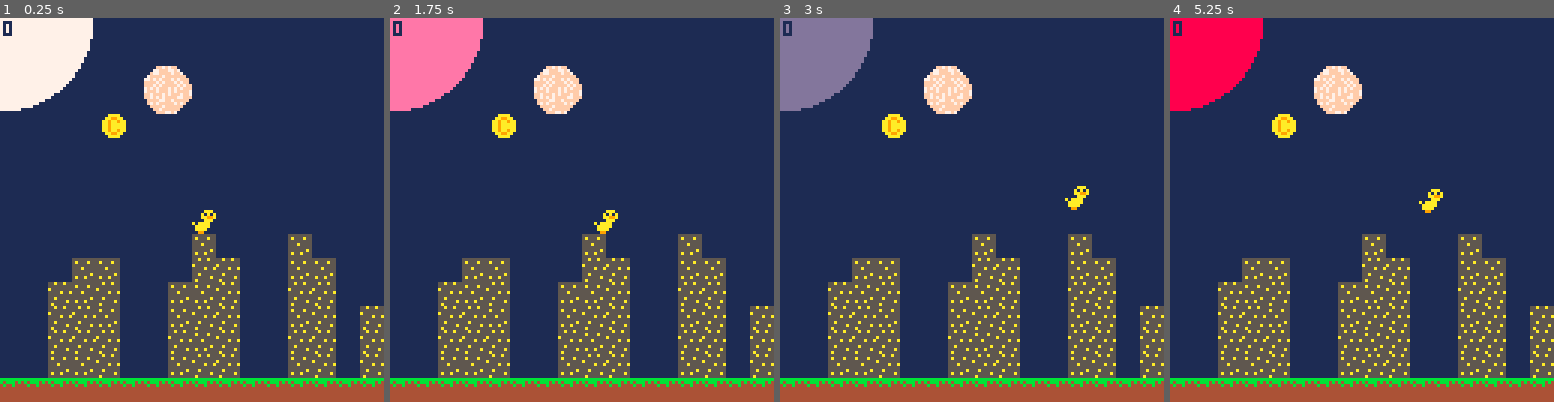
Above: before the commit, frames 1-4 (left to right).
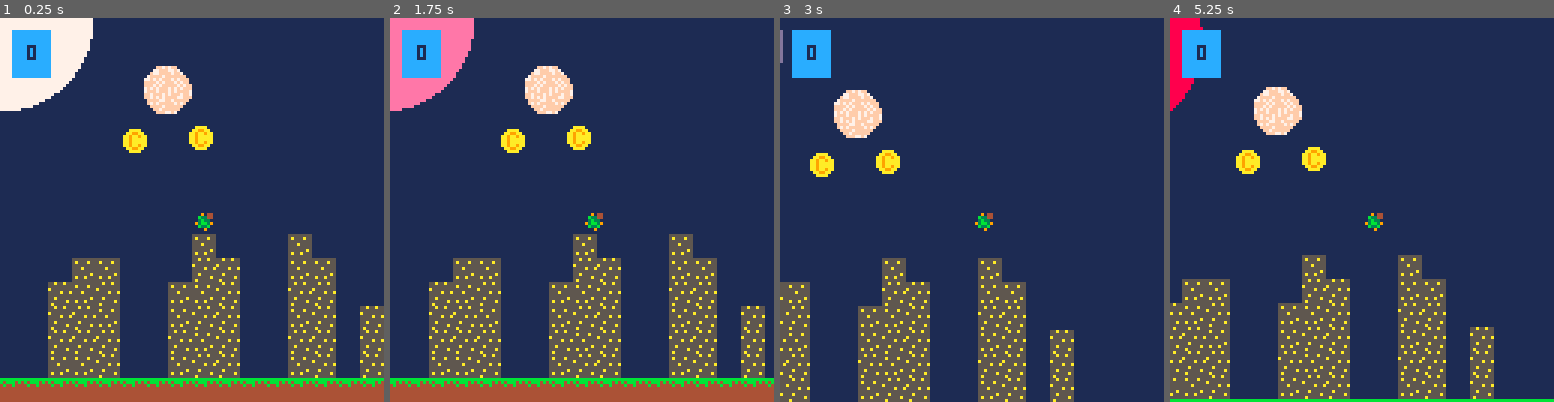
Above: after the commit, the same moments.

Repository: thieu-strongpaw/carts
Game: PICO-8 cartridge duck_coin.p8
Two runs of this game, one before a commit and one after it. Both use one fixed random seed, a clock stepped at 60 frames per second and the inputs below.
Inputs:
- Up to frame 1 (0.25 s): no input
- Up to frame 2 (1.75 s): tap X (X key) at 0.33, 1.07 s; hold Right from 1.6 s (still down)
- Up to frame 3 (3 s): tap X (X key) at 1.85, 2.97 s; release Right at 2.1 s; hold Up 2.15-2.42 s; hold Right from 2.47 s (still down)
- Up to frame 4 (5.25 s): release Right at 3.03 s; hold Left 3.08-3.58 s; hold Down 3.63-3.97 s; hold Right 4.02-4.68 s; tap X (X key) at 4.08, 5.2 s; hold Up 4.73-5.03 s; hold Left from 5.08 s (still down)

The runs differ from the first frame. In frame 1, 2.5% of the frame differs, in the area x 0-57%, y 0-57%; in frame 2, 13%; in frame 3, 32%; in frame 4, 36%, in the area x 0-100%, y 0-100%.

Commit message:
added hud

Diff:
--- a/duck_coin.p8
+++ b/duck_coin.p8
@@ -4,7 +4,7 @@
 function _init()
 	col = 7
 	iplr()
-	init_coins()
+	init_coins(2)
 	score = 0
 end
 
@@ -20,9 +20,10 @@
 	cls(1)
 	circfill(x,y,29,col)
 	map()
+	camera(plr.x-64,plr.y-64)
 	dplr()
 	display_coins()
-	print(score,1,1,1)
+	draw_hud()
 end
 
 -- player init
@@ -34,12 +35,11 @@
 end
 
 -- coin init
-function init_coins()
-	coins = {
-		x = rnd(32)+32,
-		y = 32,
-		show = 1
-	}
+function init_coins(n)
+	coins = {}
+	for i=1,n do
+		add(coins, {x=rnd(32)+32, y=rnd(32)+18, show=1})
+		end
 end
 
 -- player update
@@ -49,18 +49,19 @@
 
 -- coin update
 function update_coin()
-	check_coin(coins)
 end
 
 -- player draw
 function dplr()
-	spr(1, plr.x, plr.y)
+	spr(32, plr.x, plr.y)
 end
 
 -- coin draw
 function display_coins()
-	if coins.show == 1 then
-		spr(16, coins.x, coins.y)
+	for c in all(coins) do
+		if c.show == 1 then
+			spr(16, c.x, c.y)
+	end
 	end
 end
 
@@ -113,15 +114,21 @@
 	end
 end
 
+function draw_hud()
+	plr_x = plr.x
+	plr_y = plr.y
+	rectfill(plr_x-60,plr_y-60,plr_x-48,plr_y-45,12)
+	print(score,plr_x-55,plr_y-55,1)
+end
 __gfx__
-000000000000aaa00000000000000000000000000000000000000000000000000000000000000000000000000000000000000000000000000000000000000000
-00000000000a1a1a0000000000000000000000000000000000000000000000000000000000000000000000000000000000000000000000000000000000000000
-00700700000aa99a0000000000000000000000000000000000000000000000000000000000000000000000000000000000000000000000000000000000000000
-000770000000aaa00000000000000000000000000000000000000000000000000000000000000000000000000000000000000000000000000000000000000000
-00077000a0aaaa000000000000000000000000000000000000000000000000000000000000000000000000000000000000000000000000000000000000000000
-007007000aaaaa000000000000000000000000000000000000000000000000000000000000000000000000000000000000000000000000000000000000000000
-000000000aaaa0000000000000000000000000000000000000000000000000000000000000000000000000000000000000000000000000000000000000000000
-00000000009900000000000000000000000000000000000000000000000000000000000000000000000000000000000000000000000000000000000000000000
+000000000000aaa00000000000000000000000000000000000000000000000005665566500000000000000000000000000000000000000000000000000000000
+00000000000a1a1a0000000000000000000000000000000000000000000000006656656600000000000000000000000000000000000000000000000000000000
+00700700000aa99a0000000000000000000000000000000000000000000000006556655600000000000000000000000000000000000000000000000000000000
+000770000000aaa00000000000000000000000000000000000000000000000005665566500000000000000000000000000000000000000000000000000000000
+00077000a0aaaa000000000000000000000000000000000000000000000000005665566500000000000000000000000000000000000000000000000000000000
+007007000aaaaa000000000000000000000000000000000000000000000000006556655600000000000000000000000000000000000000000000000000000000
+000000000aaaa0000000000000000000000000000000000000000000000000006656656600000000000000000000000000000000000000000000000000000000
+00000000009900000000000000000000000000000000000000000000000000005665566500000000000000000000000000000000000000000000000000000000
 00aaaa00000000005555555500000000bbbbbbbb0000ff7f7ff00000000000000000000000000000000000000000000000000000000000000000000000000000
 0aa99aa0000000005a555a5500000000b4bbb4b400077fff77f70000000000000000000000000000000000000000000000000000000000000000000000000000
 aa9aa9aa0000000055555555000000004b44b44400f77ffff7ff7000000000000000000000000000000000000000000000000000000000000000000000000000
@@ -131,12 +138,12 @@
 0aa99aa0000000005a55a5550000000044444444fff7f7fffff7f7ff000000000000000000000000000000000000000000000000000000000000000000000000
 00aaaa00000000005555555500000000444444447f7f7fff7f7f7fff000000000000000000000000000000000000000000000000000000000000000000000000
 000000000000000055a55a5500000000000000007fff7fff7f7ffff7000000000000000000000000000000000000000000000000000000000000000000000000
-0000000000000000555555550000000000077000ff7fff7f7fff7ff7000000000000000000000000000000000000000000000000000000000000000000000000
-0000000000000000a555555500000000007ff700ff7f7f7ffff77fff000000000000000000000000000000000000000000000000000000000000000000000000
-00000000000000005555a55a0000000007ffff700ffff77ff7fffff0000000000000000000000000000000000000000000000000000000000000000000000000
-0000000000000000555555550000000007ffff700f7f7fffff7f7f00000000000000000000000000000000000000000000000000000000000000000000000000
-000000000000000055a5555500000000007ff70000ffff7ffffff000000000000000000000000000000000000000000000000000000000000000000000000000
-0000000000000000555555a50000000000077000000ff7ffffff0000000000000000000000000000000000000000000000000000000000000000000000000000
+0009044000000000555555550000000000077000ff7fff7f7fff7ff7000000000000000000000000000000000000000000000000000000000000000000000000
+00b3344000000000a555555500000000007ff700ff7f7f7ffff77fff000000000000000000000000000000000000000000000000000000000000000000000000
+003b3300000000005555a55a0000000007ffff700ffff77ff7fffff0000000000000000000000000000000000000000000000000000000000000000000000000
+093bb39000000000555555550000000007ffff700f7f7fffff7f7f00000000000000000000000000000000000000000000000000000000000000000000000000
+00b33b000000000055a5555500000000007ff70000ffff7ffffff000000000000000000000000000000000000000000000000000000000000000000000000000
+0000900000000000555555a50000000000077000000ff7ffffff0000000000000000000000000000000000000000000000000000000000000000000000000000
 00000000000000005a55555500000000000000000000fff77f700000000000000000000000000000000000000000000000000000000000000000000000000000
 
 
@@ -272,19 +279,25 @@
 0000000000000000000000000000000001000100010000000000000000000000000001000000000000000000000000000000000000000000000000000000000000000000000000000000000000000000000000000000000000000000000000000000000000000000000000000000000000000000000000000000000000000000
 0000000000000000000000000000000000000000000000000000000000000000000000000000000000000000000000000000000000000000000000000000000000000000000000000000000000000000000000000000000000000000000000000000000000000000000000000000000000000000000000000000000000000000
 __map__
-0003030303000000000000000000000000000000000000000000000000000000000000000000000000000000000000000000000000000000000000000000000000000000000000000000000000000000000000000000000000000000000000000000000000000000000000000000000000000000000000000000000000000000
-0003030303000000000000000000000000000000000000000000000000000000000000000000000000000000000000000000000000000000000000000000000000000000000000000000000000000000000000000000000000000000000000000000000000000000000000000000000000000000000000000000000000000000
-0319190303031516000000000000000000000000000000000000000000000000000000000000000000000000000000000000000000000000000000000000000000000000000000000000000000000000000000000000000000000000000000000000000000000000000000000000000000000000000000000000000000000000
-0319190303032526000000000000000000000000000000000000000000000000000000000000000000000000000000000000000000000000000000000000000000000000000000000000000000000000000000000000000000000000000000000000000000000000000000000000000000000000000000000000000000000000
-0303030303001800000000000000000000000000000000000000000000000000000000000000000000000000000000000000000000000000000000000000000000000000000000000000000000000000000000000000000000000000000000000000000000000000000000000000000000000000000000000000000000000000
-0303030303030300000000000000000000000000000000000000000000000000000000000000000000000000000000000000000000000000000000000000000000000000000000000000000000000000000000000000000000000000000000000000000000000000000000000000000000000000000000000000000000000000
-0303030303030000000000000000000000000000000000000000000000000000000000000000000000000000000000000000000000000000000000000000000000000000000000000000000000000000000000000000000000000000000000000000000000000000000000000000000000000000000000000000000000000000
-0303030303030303180000000000000000000000000000000000000000000000000000000000000000000000000000000000000000000000000000000000000000000000000000000000000000000000000000000000000000000000000000000000000000000000000000000000000000000000000000000000000000000000
+0003030303000000000000000000000000000000083030000000000000000000000000000000000000000000000000000000000000000000000000000000000000000000000000000000000000000000000000000000000000000000000000000000000000000000000000000000000000000000000000000000000000000000
+0003030303000000000000000000000000000000080030300000000000000000000000000000000000000000000000000000000000000000000000000000000000000000000000000000000000000000000000000000000000000000000000000000000000000000000000000000000000000000000000000000000000000000
+0319190303031516000000000000000000000000080000300000000000000000000000000000000000000000000000000000000000000000000000000000000000000000000000000000000000000000000000000000000000000000000000000000000000000000000000000000000000000000000000000000000000000000
+0319190303032526000000000000000000000000080000303000000000000000000000000000000000000000000000000000000000000000000000000000000000000000000000000000000000000000000000000000000000000000000000000000000000000000000000000000000000000000000000000000000000000000
+0303030303001800000000000000000000000000080000000000000000000000000000000000000000000000000000000000000000000000000000000000000000000000000000000000000000000000000000000000000000000000000000000000000000000000000000000000000000000000000000000000000000000000
+0303030303030300000000000000000000000029080000000000000000000000000000000000000000000000000000000000000000000000000000000000000000000000000000000000000000000000000000000000000000000000000000000000000000000000000000000000000000000000000000000000000000000000
+0303030303030000000000000029292929292929080000000000000000000000000000000000000000000000000000000000000000000000000000000000000000000000000000000000000000000000000000000000000000000000000000000000000000000000000000000000000000000000000000000000000000000000
+0303030303030303180000000000000000000000080000000000000000000000000000000000000000000000000000000000000000000000000000000000000000000000000000000000000000000000000000000000000000000000000000000000000000000000000000000000000000000000000000000000000000000000
 0003030000000000000000000000000000000000000000000000000000000000000000000000000000000000000000000000000000000000000000000000000000000000000000000000000000000000000000000000000000000000000000000000000000000000000000000000000000000000000000000000000000000000
-0000000000000000120000001200000000000000000000000000000000000000000000000000000000000000000000000000000000000000000000000000000000000000000000000000000000000000000000000000000000000000000000000000000000000000000000000000000000000000000000000000000000000000
-0000001212000000222200001212000000000000000000000000000000000000000000000000000000000000000000000000000000000000000000000000000000000000000000000000000000000000000000000000000000000000000000000000000000000000000000000000000000000000000000000000000000000000
-0000221222000012122200002222000000000000000000000000000000000000000000000000000000000000000000000000000000000000000000000000000000000000000000000000000000000000000000000000000000000000000000000000000000000000000000000000000000000000000000000000000000000000
-0000222212000012222200001222002200000000000000000000000000000000000000000000000000000000000000000000000000000000000000000000000000000000000000000000000000000000000000000000000000000000000000000000000000000000000000000000000000000000000000000000000000000000
-0000222222000022122200002222002200000000000000000000000000000000000000000000000000000000000000000000000000000000000000000000000000000000000000000000000000000000000000000000000000000000000000000000000000000000000000000000000000000000000000000000000000000000
-0000121222000012222200001222002200000000000000000000000000000000000000000000000000000000000000000000000000000000000000000000000000000000000000000000000000000000000000000000000000000000000000000000000000000000000000000000000000000000000000000000000000000000
+0000000000000000120000001200000000000000080000000a00000000000000000000000000000000000000000000000000000000000000000000000000000000000000000000000000000000000000000000000000000000000000000000000000000000000000000000000000000000000000000000000000000000000000
+000000121200000022220000121200000000000008000a000a00000000000000000000000000000000000000000000000000000000000000000000000000000000000000000000000000000000000000000000000000000000000000000000000000000000000000000000000000000000000000000000000000000000000000
+0000221222000012122200002222000000000000080700000a00000000000000000000000000000000000000000000000000000000000000000000000000000000000000000000000000000000000000000000000000000000000000000000000000000000000000000000000000000000000000000000000000000000000000
+0000222212000012222200001222002200000000080700000000000000000000000000000000000000000000000000000000000000000000000000000000000000000000000000000000000000000000000000000000000000000000000000000000000000000000000000000000000000000000000000000000000000000000
+0000222222000022122200002222002200000000080700000000000000000000000000000000000000000000000000000000000000000000000000000000000000000000000000000000000000000000000000000000000000000000000000000000000000000000000000000000000000000000000000000000000000000000
+0000121222000012222200001222002200000000080700000000000000000000000000000000000000000000000000000000000000000000000000000000000000000000000000000000000000000000000000000000000000000000000000000000000000000000000000000000000000000000000000000000000000000000
 1414141414141414141414141414141414141414141414141414141400000000000000000000000000000000000000000000000000000000000000000000000000000000000000000000000000000000000000000000000000000000000000000000000000000000000000000000000000000000000000000000000000000000
+…(6 lines of a section not shown)…
Not shown, changed: the music (__music__) section of duck_coin.p8
Not shown, changed: the sound effects (__sfx__) section of duck_coin.p8
